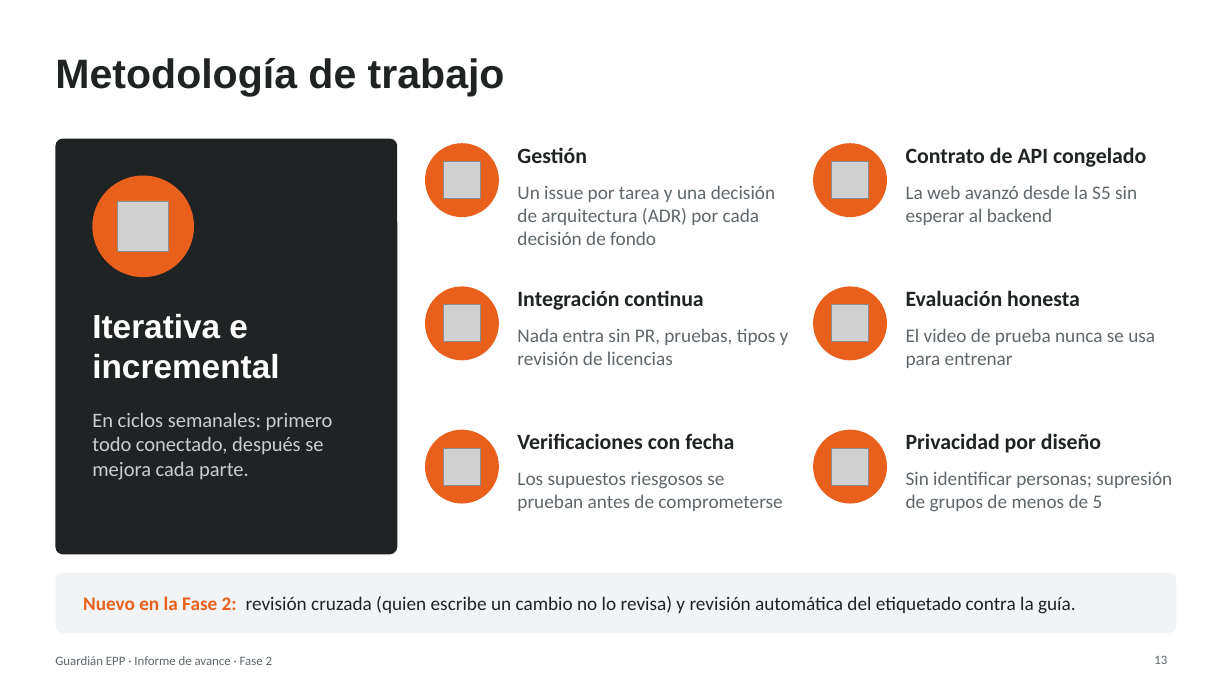
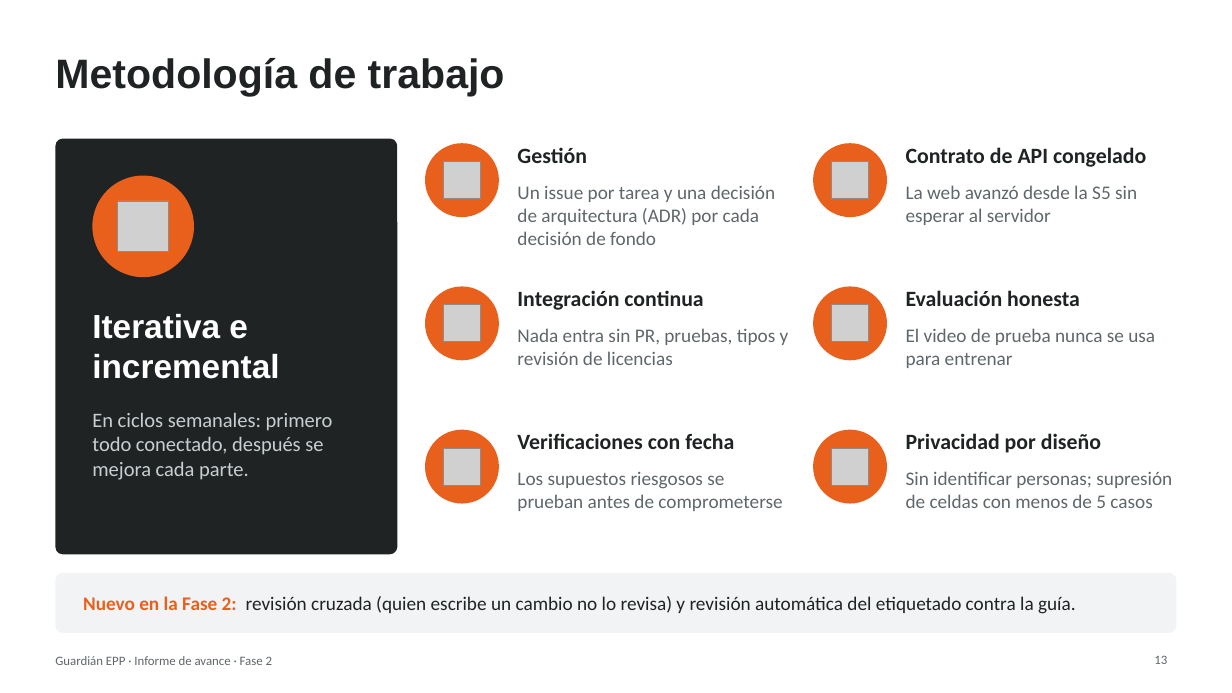
Before and after one commit to EdgarTolentino/proyecto-capstone-2026, a slide deck: slide 13 of Fase 2/Evidencias Proyecto/Presentación Proyecto.pptx. Drawn at 1232x693 pixels with LibreOffice and Linux fonts; fonts in the diff are those of the drawing; grey boxes stand for pictures; background and template pictures are left out. Boxes give left, top, right and bottom in pixels: in the first picture for what was removed or moved away, otherwise in the second. Text is boxed around its words. In the diff, an @@ line names an element or a change of style, - is before the commit and + after.

```diff
--- a/Fase 2/Evidencias Proyecto/Presentación Proyecto.pptx
+++ b/Fase 2/Evidencias Proyecto/Presentación Proyecto.pptx
@@ text at [906, 185, 1137, 225]: text changed @@
-La web avanzó desde la S5 sin esperar al backend
+La web avanzó desde la S5 sin esperar al servidor
@@ text at [906, 471, 1172, 508]: text changed @@
-Sin identificar personas; supresión de grupos de menos de 5
+Sin identificar personas; supresión de celdas con menos de 5 casos
```
Also in this commit, not shown: 3 other slides changed, 31 other files.
